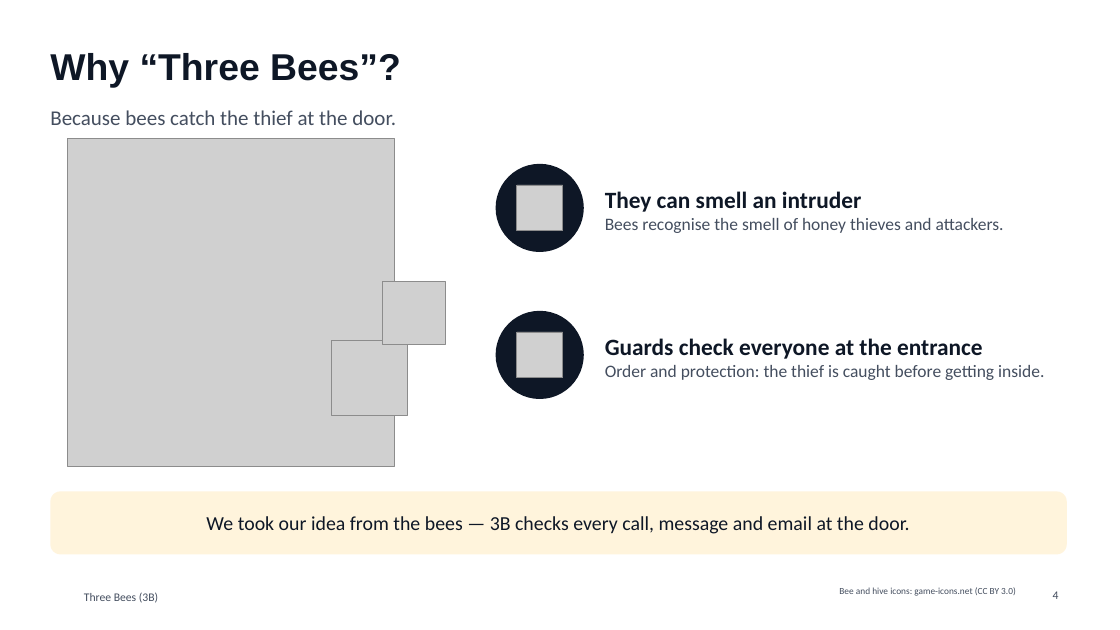
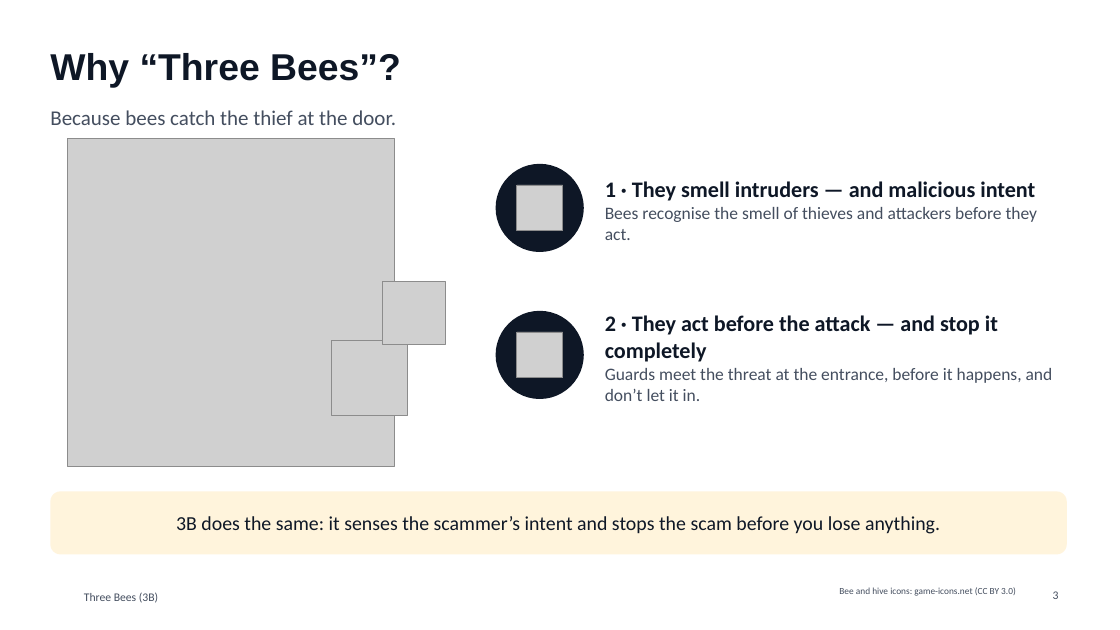
Before and after one commit to Mezx-1/three-bees, a slide deck: slide 3 of docs/presentation/ThreeBees_pitch.pptx (slide 4 before the commit). Drawn at 1120x630 pixels with LibreOffice and Linux fonts; fonts in the diff are those of the drawing; grey boxes stand for pictures; background and template pictures are left out. Boxes give left, top, right and bottom in pixels: in the first picture for what was removed or moved away, otherwise in the second. Text is boxed around its words. In the diff, an @@ line names an element or a change of style, - is before the commit and + after.

```diff
--- a/docs/presentation/ThreeBees_pitch.pptx
+++ b/docs/presentation/ThreeBees_pitch.pptx
@@ text at [605,181,1038,240]: text changed @@
-They can smell an intruder
-Bees recognise the smell of honey thieves and attackers.
+1 · They smell intruders — and malicious intent
+Bees recognise the smell of thieves and attackers before they act.
@@ text at [605,315,1053,401]: text changed @@
-Guards check everyone at the entrance
-Order and protection: the thief is caught before getting inside.
+2 · They act before the attack — and stop it completely
+Guards meet the threat at the entrance, before it happens, and don’t let it in.
@@ text at [176,516,940,534]: text changed @@
-We took our idea from the bees — 3B checks every call, message and email at the door.
+3B does the same: it senses the scammer’s intent and stops the scam before you lose anything.
@@ page number at [1053,591,1059,599]: text changed @@
-4
+3
```
Also in this commit, not shown: 7 other slides changed, 6 slides added, 4 slides removed.
